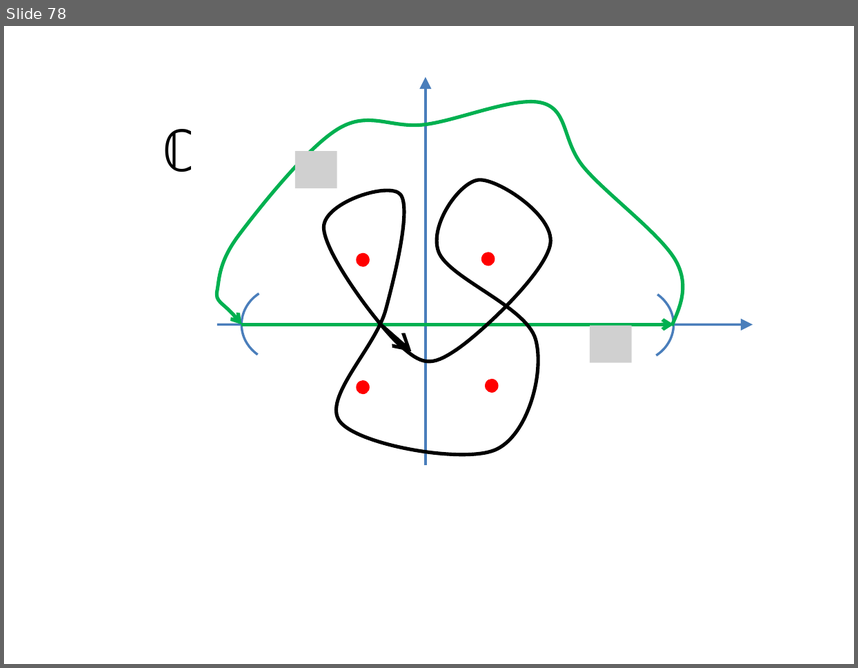
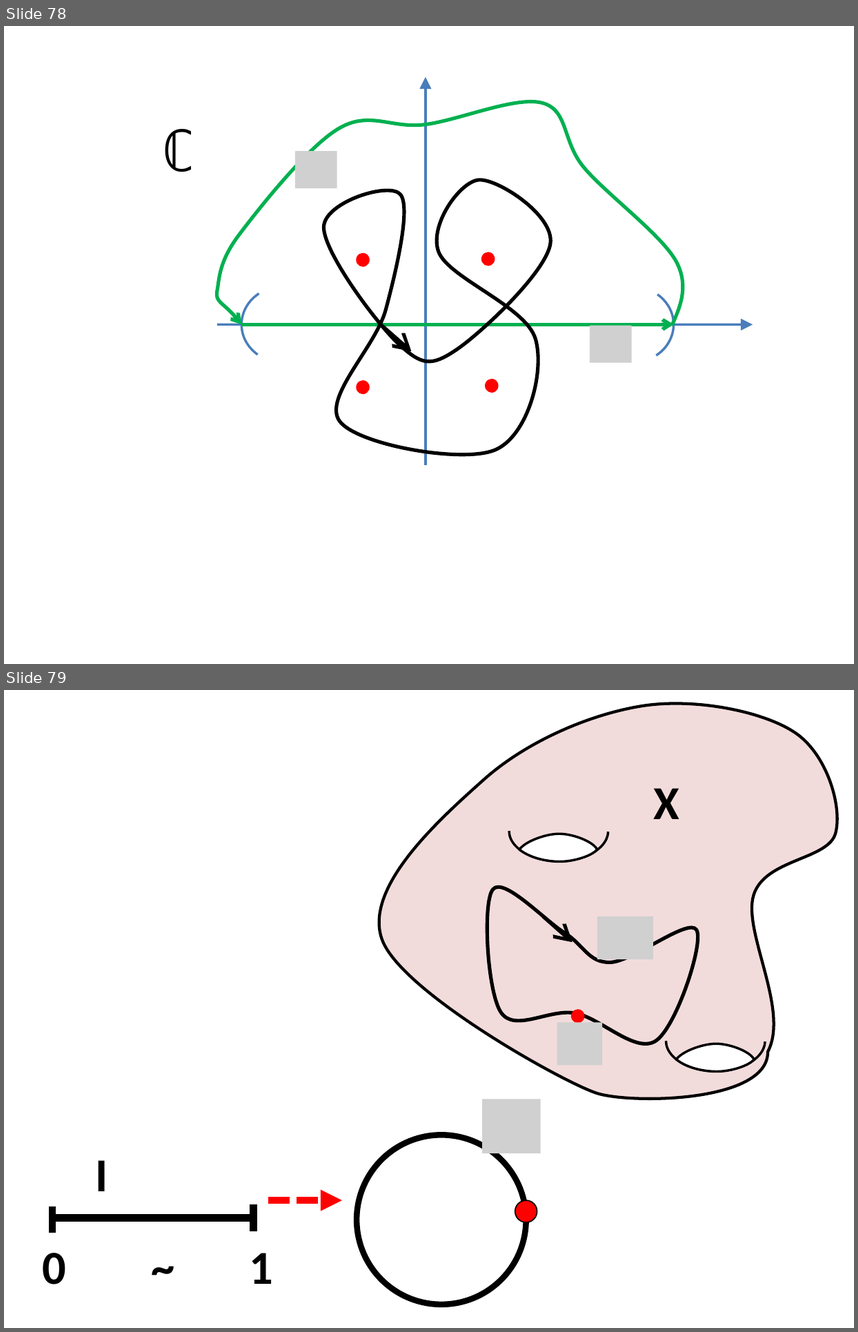
Before and after one commit to lutteropp/GeoTopo, a slide deck: images/Bilder.pptx. Shown one above the other, each under a label of ours: slide 78 before the commit, slides 78 and 79 after it. The pictures are 858x668 and 858x1332 pixels, drawn with LibreOffice and Linux fonts; fonts in the diff are those of the drawing; grey boxes stand for pictures. Boxes give left, top, right and bottom in pixels: in the first picture for what was removed or moved away, otherwise in the second. Text is boxed around its words. In the diff, an @@ line names an element or a change of style, - is before the commit and + after.

```diff
--- a/images/Bilder.pptx
+++ b/images/Bilder.pptx
@@ slide 79 added at [4, 690, 854, 1328], background #FFFFFF @@
@@ freeform shape added at [379, 704, 837, 1099], fill #F2DCDB, outline #000000 2.5 pt @@
@@ text added at [654, 788, 680, 819], 40 pt, text #000000, bold @@
+X
@@ arc (boxed as its full ellipse) added at [509, 800, 608, 861], outline #000000 2 pt @@
@@ freeform shape added at [519, 834, 597, 862], fill #FFFFFF, outline #000000 2 pt @@
@@ freeform shape added at [487, 887, 697, 1044], outline #000000 3 pt @@
@@ arrow added from (543, 916) to (573, 942), #000000 3 pt @@
@@ picture added at [597, 916, 653, 958] @@
@@ ellipse added at [571, 1009, 584, 1023], fill #FF0000 @@
@@ arc (boxed as its full ellipse) added at [666, 1010, 766, 1071], outline #000000 2 pt @@
@@ picture added at [557, 1023, 602, 1065] @@
@@ freeform shape added at [677, 1044, 755, 1072], fill #FFFFFF, outline #000000 2 pt @@
@@ picture added at [483, 1099, 542, 1153] @@
@@ ellipse added at [357, 1134, 526, 1304], outline #000000 5 pt @@
@@ text added at [95, 1160, 107, 1191], 40 pt, text #000000, bold @@
+I
@@ line added from (52, 1206) to (52, 1232), #000000 6 pt @@
@@ line added from (253, 1204) to (253, 1231), #000000 6 pt @@
@@ arrow added from (268, 1200) to (342, 1200), #FF0000 6 pt dashed @@
@@ ellipse added at [515, 1200, 537, 1222], fill #FF0000, outline #000000 1 pt @@
@@ line added from (253, 1218) to (52, 1218), #000000 6 pt @@
@@ text added at [42, 1252, 274, 1284], 40 pt, text #000000, bold @@
+0 ~ 1
```
Also in this commit, not shown: 2 slides changed, 3 other slides added, 1 slide removed, 13 other files.
